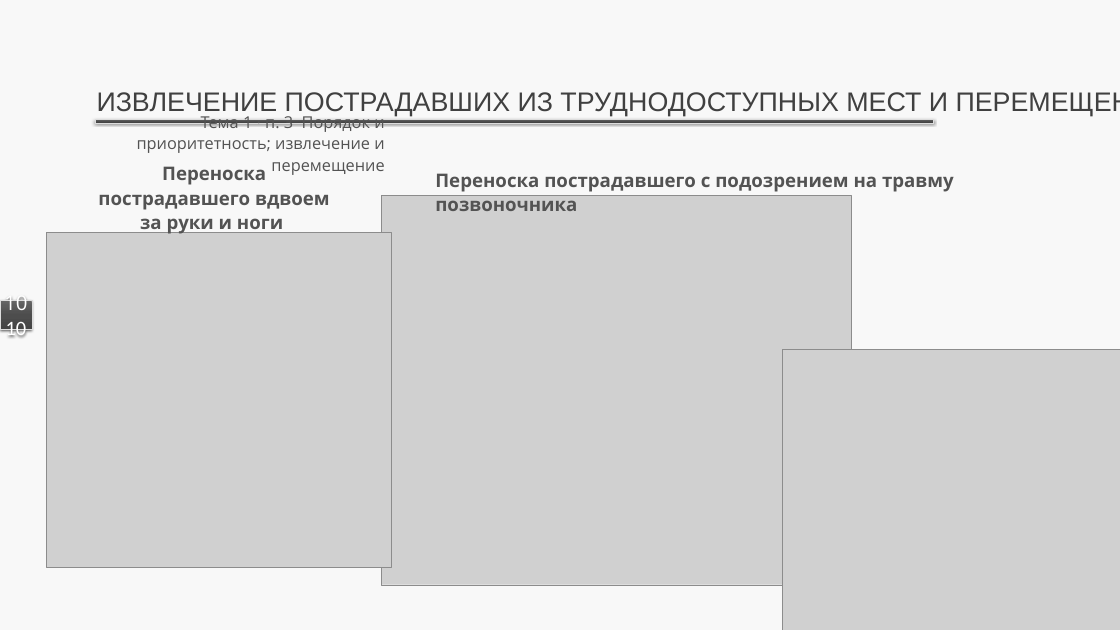
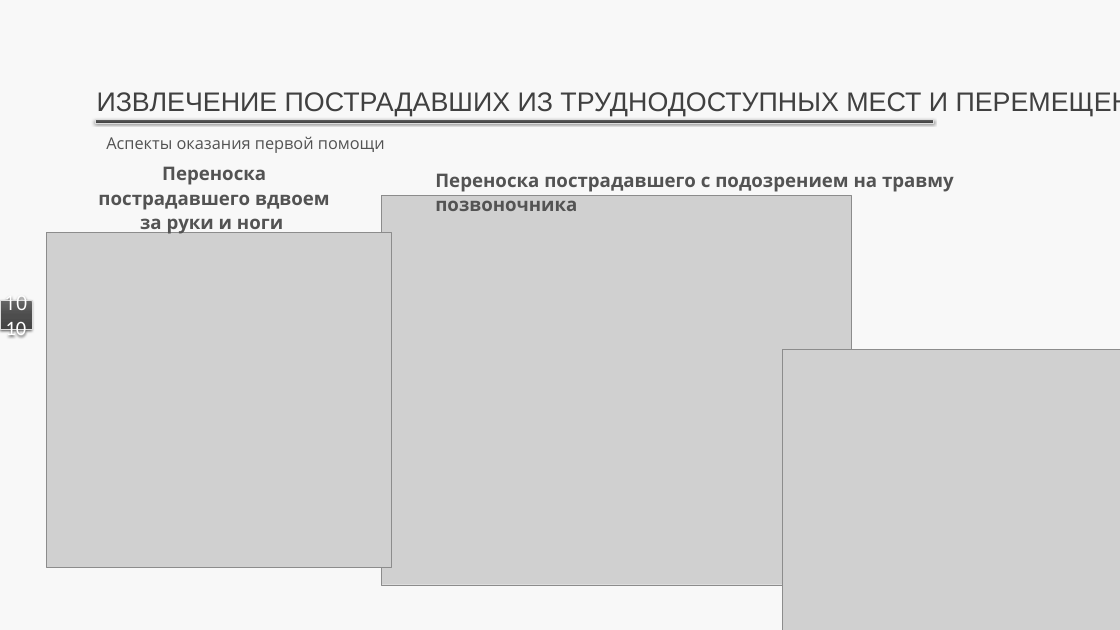
Before and after one commit to lysakalenushka-hash/-, a slide deck: slide 10 of first_aid_tema1_numbered/3_Порядок_и_приоритетность_оказания_первой_помощи.pptx. Drawn at 1120x630 pixels with LibreOffice and Linux fonts; fonts in the diff are those of the drawing; grey boxes stand for pictures. Boxes give left, top, right and bottom in pixels: in the first picture for what was removed or moved away, otherwise in the second. Text is boxed around its words. In the diff, an @@ line names an element or a change of style, - is before the commit and + after.

```diff
--- a/first_aid_tema1_numbered/3_Порядок_и_приоритетность_оказания_первой_помощи.pptx
+++ b/first_aid_tema1_numbered/3_Порядок_и_приоритетность_оказания_первой_помощи.pptx
@@ text at (x1=106, y1=136, x2=385, y2=153): text changed @@
-Тема 1 · п. 3 Порядок и приоритетность; извлечение и перемещение
+Аспекты оказания первой помощи
@@ text "Переноска пострадавшего вдвоем за руки ..." at (x1=98, y1=166, x2=330, y2=234): text colour none to #535353 @@
```
Also in this commit, not shown: 8 other slides changed, 6 other files.
